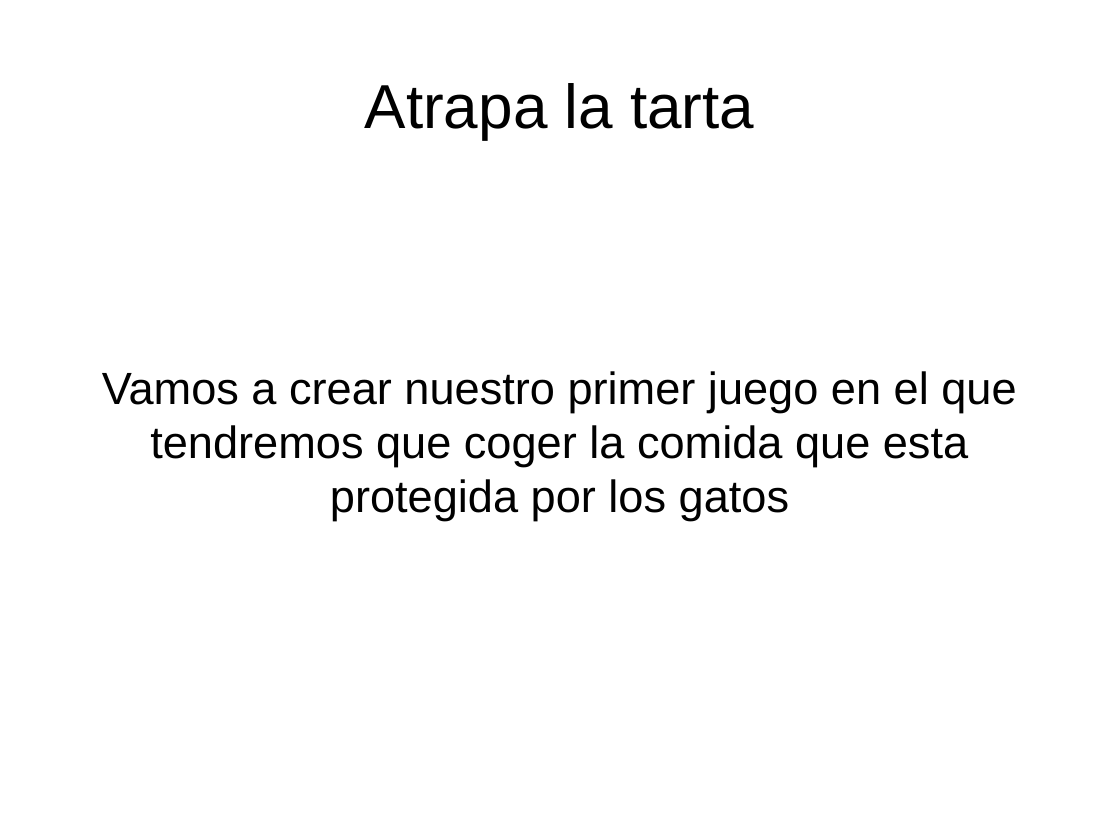
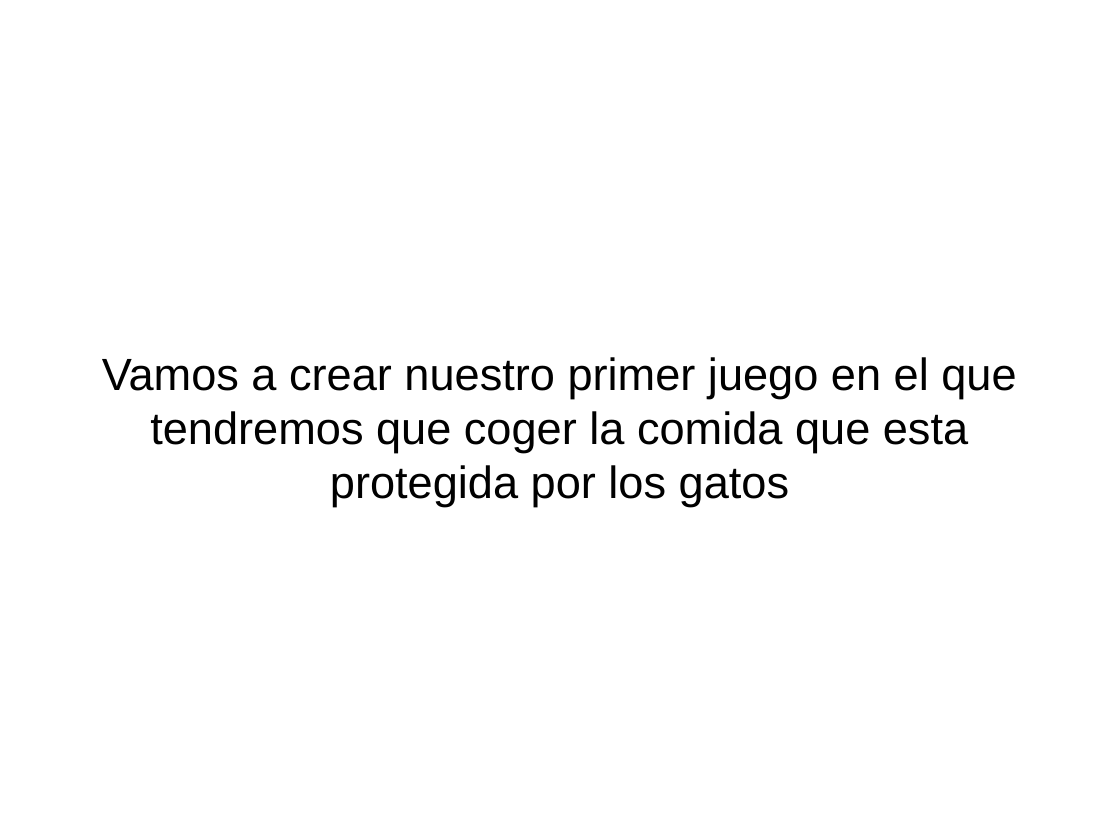
Before and after one commit to renatolrr/CodeHour, a slide deck: slide 2 of PrimerJuego.odp (slide 1 before the commit). Drawn at 1120x840 pixels with LibreOffice and Linux fonts; fonts in the diff are those of the drawing. Boxes give left, top, right and bottom in pixels: in the first picture for what was removed or moved away, otherwise in the second. Text is boxed around its words. In the diff, an @@ line names an element or a change of style, - is before the commit and + after.

```diff
--- a/PrimerJuego.odp
+++ b/PrimerJuego.odp
@@ title removed at [365,83,754,139] @@
-Atrapa la tarta
@@ text "Vamos a crear nuestro primer ..." at [102,357,1016,507]: highlight #FFFFFF to none; more space between paragraphs; vertical alignment middle to top @@
```
Also in this commit, not shown: 24 other slides changed, 1 slide added, 5 other files.
